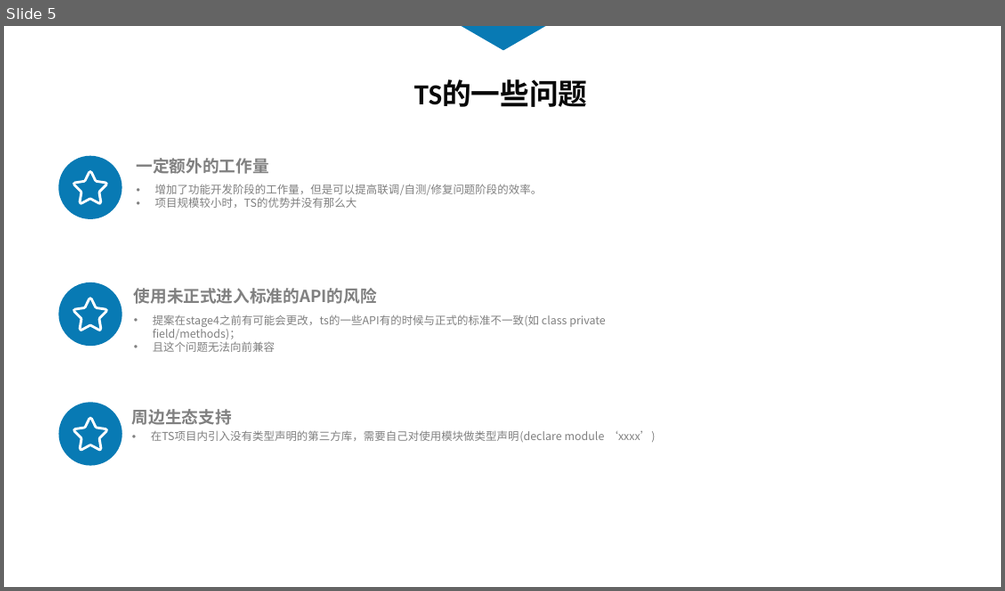
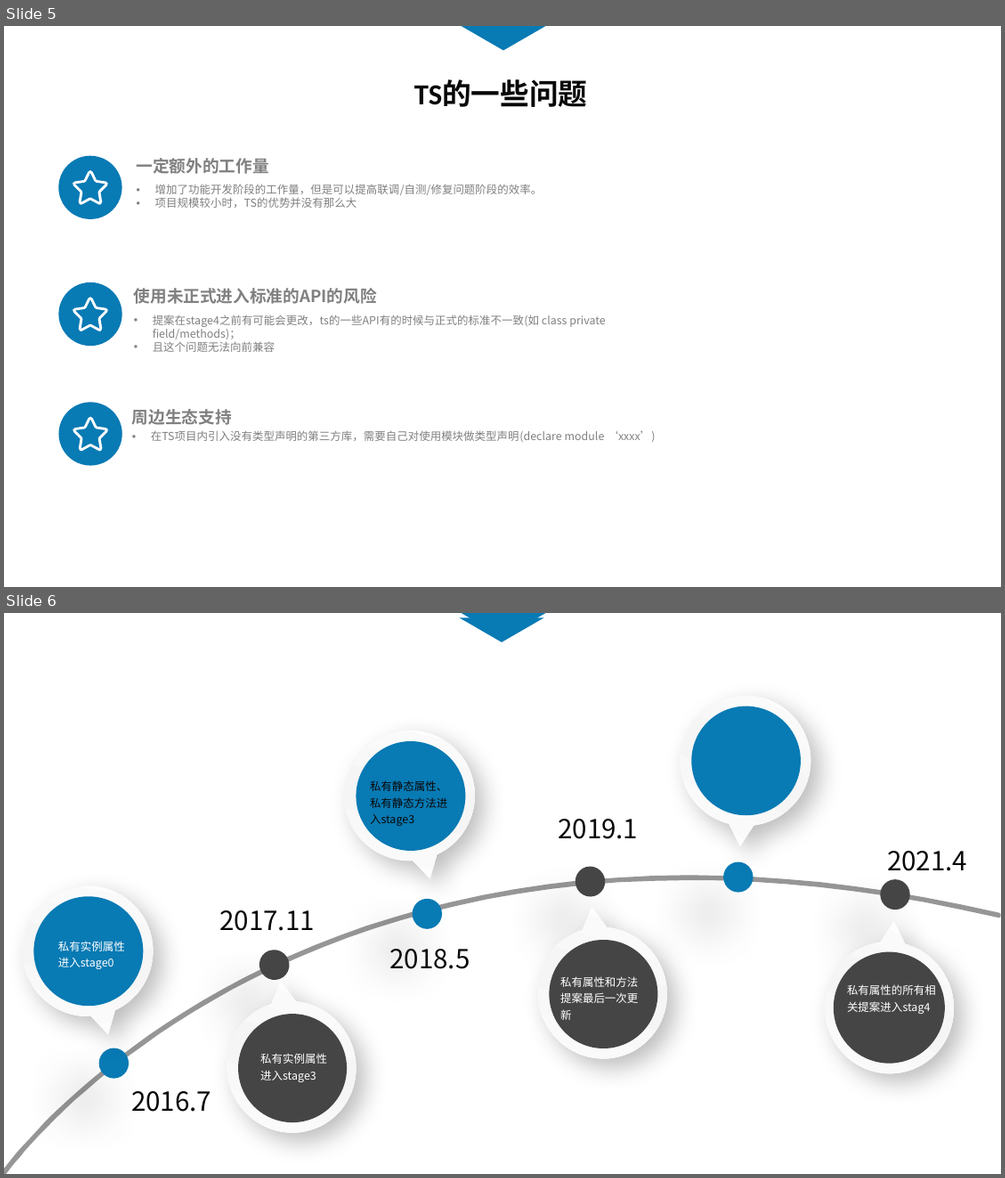
Before and after one commit to touchpillow/ts-demo, a slide deck: ts-分享.pptx. Shown one above the other, each under a label of ours: slide 5 before the commit, slides 5 and 6 after it. The pictures are 1005x591 and 1005x1178 pixels, drawn with LibreOffice and Linux fonts; fonts in the diff are those of the drawing. Boxes give left, top, right and bottom in pixels: in the first picture for what was removed or moved away, otherwise in the second. Text is boxed around its words. In the diff, an @@ line names an element or a change of style, - is before the commit and + after.

```diff
--- a/ts-分享.pptx
+++ b/ts-分享.pptx
@@ slide 6 added at [4, 613, 1001, 1174], background #FFFFFF @@
@@ freeform shape added at [460, 618, 544, 641], fill #087AB4 @@
@@ freeform shape added at [461, 613, 546, 637], fill #087AB4 @@
@@ speech bubble added at [665, 682, 825, 841], fill gradient #FFFFFF to #F5F5F5 @@
@@ speech bubble added at [319, 706, 499, 886], fill gradient #FFFFFF to #F5F5F5 @@
@@ ellipse added at [692, 706, 801, 815], fill #087AB4 @@
@@ ellipse added at [356, 741, 466, 852], fill #087AB4 @@
@@ text added at [370, 780, 447, 826], 8 pt, text #080808 @@
+私有静态属性、私有静态方法进入stage3
@@ text added at [558, 819, 638, 839], 19 pt, text #080808 @@
+2019.1
@@ text added at [887, 851, 967, 871], 19 pt, text #080808 @@
+2021.4
@@ freeform shape added at [4, 876, 999, 1174], fill #969696, outline #969696 2.25 pt @@
@@ speech bubble added at [4, 861, 178, 1041], fill gradient #FFFFFF to #F5F5F5 @@
@@ ellipse added at [572, 862, 608, 900], fill #454545 @@
@@ ellipse added at [724, 862, 753, 892], fill #087AB4 @@
@@ ellipse added at [880, 879, 910, 909], fill #454545 @@
@@ ellipse added at [34, 896, 144, 1005], fill #087AB4 @@
@@ ellipse added at [413, 898, 443, 928], fill #087AB4 @@
@@ speech bubble added at [516, 906, 688, 1079], fill gradient #FFFFFF to #F5F5F5 @@
@@ text added at [219, 910, 314, 931], 19 pt, text #080808 @@
+2017.11
@@ speech bubble added at [809, 927, 968, 1088], fill gradient #FFFFFF to #F5F5F5 @@
@@ text added at [58, 941, 125, 969], 8 pt, text #FFFFFF @@
+私有实例属性进入stage0
@@ ellipse added at [253, 944, 295, 986], fill #454545 @@
@@ text added at [389, 949, 469, 969], 19 pt, text #080808 @@
+2018.5
@@ ellipse added at [550, 940, 658, 1048], fill #454545 @@
@@ ellipse added at [833, 952, 945, 1063], fill #454545 @@
@@ speech bubble added at [204, 980, 377, 1153], fill gradient #FFFFFF to #F5F5F5 @@
@@ text added at [560, 976, 638, 1020], 8 pt, text #FFFFFF @@
+私有属性和方法提案最后一次更新
@@ text added at [847, 984, 936, 1013], 8 pt, text #FFFFFF @@
+私有属性的所有相关提案进入stag4
@@ ellipse added at [238, 1013, 347, 1122], fill #454545 @@
@@ text added at [253, 1039, 333, 1084], 19 pt, text #FFFFFF @@
+2018
@@ ellipse added at [98, 1047, 129, 1078], fill #087AB4 @@
@@ text added at [260, 1053, 327, 1082], 8 pt, text #FFFFFF @@
+私有实例属性进入stage3
@@ text added at [131, 1091, 211, 1111], 19 pt, text #080808 @@
+2016.7
```
Also in this commit, not shown: 1 slide changed, 1 other slide added, 1 slide removed, 2 other files.
